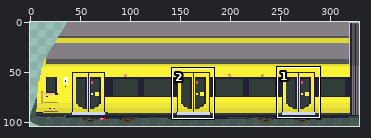
One commit to this pixel-art file: docs/assets/ubahn-v4-links.ase. Above: a wide view before the commit, with the close-up outlined.
Close-up. Earlier state:
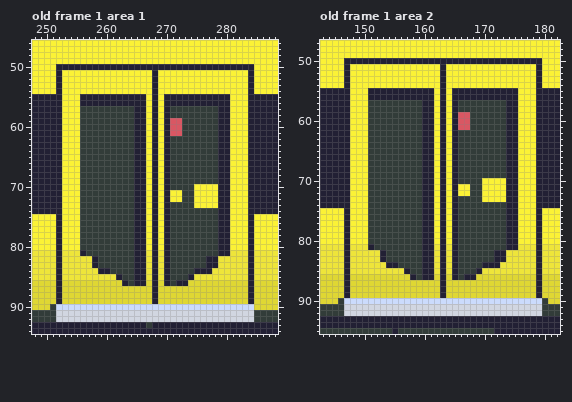
329x104 pixels, 1 frame. Colours within 5 levels of each other are drawn and written as one. Shown: old frame 1 area 1: x 248..288, y 46..94; old frame 1 area 2: x 143..182, y 47..95. The commit also changed other frames or places, which this record leaves out.
After the commit:
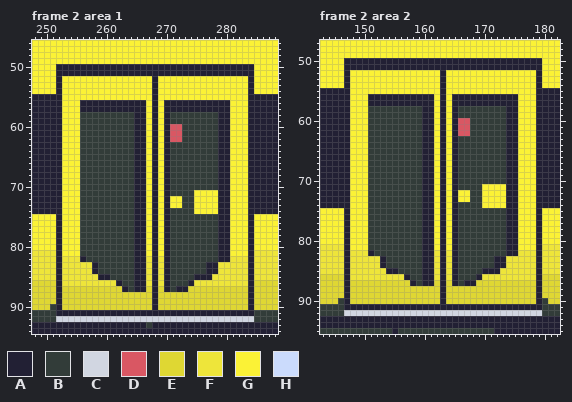
Palette (. is transparent): A #222034  B #323c39  C #d1d6e1  D #d95763  E #dfd733  F #eee53a  G #fbf236  H #cbdbfc
A new or re-ordered frame is compared with the old frame closest to it.
Edits made:
frames 1 -> 5
--- frame 2 area 1 is new; against old frame 1, layer "Layer 3"
@@ x 248..288 @@
 50 GGGGAAAAAAAAAAAAAAAAAAAAAAAAAAAAAAAAAGGGG
-51 GGGGAGGGGGGGGGGGGGGGAGGGGGGGGGGGGGGGAGGGG
+51 GGGGAAAAAAAAAAAAAAAAAAAAAAAAAAAAAAAAAGGGG
 52 GGGGAGGGGGGGGGGGGGGGAGGGGGGGGGGGGGGGAGGGG
@@ x 248..288 @@
 54 GGGGAGGGGGGGGGGGGGGGAGGGGGGGGGGGGGGGAGGGG
-55 AAAAAGGGAAAAAAAAAAAGAGAAAAAAAAAAAGGGAAAAA
+55 AAAAAGGGGGGGGGGGGGGGAGGGGGGGGGGGGGGGAAAAA
 56 AAAAAGGGAAAAAAAAAAAGAGAAAAAAAAAAAGGGAAAAA
-57 AAAAAGGGBBBBBBBBBAAGAGABBBBBBBBAAGGGAAAAA
+57 AAAAAGGGAAAAAAAAAAAGAGAAAAAAAAAAAGGGAAAAA
 58 AAAAAGGGBBBBBBBBBAAGAGABBBBBBBBAAGGGAAAAA
-59 AAAAAGGGBBBBBBBBBAAGAGADDBBBBBBAAGGGAAAAA
+59 AAAAAGGGBBBBBBBBBAAGAGABBBBBBBBAAGGGAAAAA
 60 AAAAAGGGBBBBBBBBBAAGAGADDBBBBBBAAGGGAAAAA
 61 AAAAAGGGBBBBBBBBBAAGAGADDBBBBBBAAGGGAAAAA
-62 AAAAAGGGBBBBBBBBBAAGAGABBBBBBBBAAGGGAAAAA
+62 AAAAAGGGBBBBBBBBBAAGAGADDBBBBBBAAGGGAAAAA
 63 AAAAAGGGBBBBBBBBBAAGAGABBBBBBBBAAGGGAAAAA
@@ x 269..280 @@
 69 GABBBBBBBBAA
-70 GABBBBGGGGAA
-71 GAGGBBGGGGAA
+70 GABBBBBBBBAA
+71 GABBBBGGGGAA
 72 GAGGBBGGGGAA
-73 GABBBBGGGGAA
-74 GABBBBBBBBAA
+73 GAGGBBGGGGAA
+74 GABBBBGGGGAA
 75 GABBBBBBBBAA
@@ x 248..288 @@
 80 GGGGAGGGBBBBBBBBBAAGAGABBBBBBBBAAGGGAGGGG
-81 FFFFAFFFABBBBBBBBAAFAFABBBBBBBBAAFFFAFFFF
-82 FFFFAFFFFFABBBBBBAAFAFABBBBBBAAFFFFFAFFFF
+81 FFFFAGGGBBBBBBBBBAAGAGABBBBBBBBAAGGGAFFFF
+82 FFFFAFFFABBBBBBBBAAFAFABBBBBBBBAAFFFAFFFF
 83 FFFFAFFFFFABBBBBBAAFAFABBBBBBAAFFFFFAFFFF
-84 FFFFAFFFFFFAABBBBAAFAFABBBBAAAFFFFFFAFFFF
-85 FFFFAFFFFFFFFFABBAAFAFABBBAFFFFFFFFFAFFFF
-86 EEEEAEEEEEEEEEEABAAEAEABAAEEEEEEEEEEAEEEE
-87 EEEEAEEEEEEEEEEEEEEEAEEEEEEEEEEEEEEEAEEEE
+84 FFFFAFFFFFABBBBBBAAFAFABBBBBBAAFFFFFAFFFF
+85 FFFFAFFFFFFAABBBBAAFAFABBBBAAAFFFFFFAFFFF
+86 EEEEAFFFFFFFFFABBAAFAFABBBAFFFFFFFFFAEEEE
+87 EEEEAEEEEEEEEEEABAAEAEABAAEEEEEEEEEEAEEEE
 88 EEEEAEEEEEEEEEEEEEEEAEEEEEEEEEEEEEEEAEEEE
 89 EEEEAEEEEEEEEEEEEEEEAEEEEEEEEEEEEEEEAEEEE
-90 EEEBHHHHHHHHHHHHHHHHHHHHHHHHHHHHHHHHHEEEE
-91 BBBBCCCCCCCCCCCCCCCCCCCCCCCCCCCCCCCCCBBBB
+90 EEEBAEEEEEEEEEEEEEEEAEEEEEEEEEEEEEEEAEEEE
+91 BBBBAAAAAAAAAAAAAAAAAAAAAAAAAAAAAAAAABBBB
 92 BBBBCCCCCCCCCCCCCCCCCCCCCCCCCCCCCCCCCBBBB
--- frame 2 area 2 is new; against old frame 1, layer "Layer 3"
@@ x 143..182 @@
 50 GGGGAAAAAAAAAAAAAAAAAAAAAAAAAAAAAAAAAGGG
-51 GGGGAGGGGGGGGGGGGGGGAGGGGGGGGGGGGGGGAGGG
+51 GGGGAAAAAAAAAAAAAAAAAAAAAAAAAAAAAAAAAGGG
 52 GGGGAGGGGGGGGGGGGGGGAGGGGGGGGGGGGGGGAGGG
@@ x 143..182 @@
 54 GGGGAGGGGGGGGGGGGGGGAGGGGGGGGGGGGGGGAGGG
-55 AAAAAGGGAAAAAAAAAAAGAGAAAAAAAAAAAGGGAAAA
+55 AAAAAGGGGGGGGGGGGGGGAGGGGGGGGGGGGGGGAAAA
 56 AAAAAGGGAAAAAAAAAAAGAGAAAAAAAAAAAGGGAAAA
-57 AAAAAGGGBBBBBBBBBAAGAGABBBBBBBBAAGGGAAAA
+57 AAAAAGGGAAAAAAAAAAAGAGAAAAAAAAAAAGGGAAAA
 58 AAAAAGGGBBBBBBBBBAAGAGABBBBBBBBAAGGGAAAA
-59 AAAAAGGGBBBBBBBBBAAGAGADDBBBBBBAAGGGAAAA
+59 AAAAAGGGBBBBBBBBBAAGAGABBBBBBBBAAGGGAAAA
 60 AAAAAGGGBBBBBBBBBAAGAGADDBBBBBBAAGGGAAAA
 61 AAAAAGGGBBBBBBBBBAAGAGADDBBBBBBAAGGGAAAA
-62 AAAAAGGGBBBBBBBBBAAGAGABBBBBBBBAAGGGAAAA
+62 AAAAAGGGBBBBBBBBBAAGAGADDBBBBBBAAGGGAAAA
 63 AAAAAGGGBBBBBBBBBAAGAGABBBBBBBBAAGGGAAAA
@@ x 164..175 @@
 69 GABBBBBBBBAA
-70 GABBBBGGGGAA
-71 GAGGBBGGGGAA
+70 GABBBBBBBBAA
+71 GABBBBGGGGAA
 72 GAGGBBGGGGAA
-73 GABBBBGGGGAA
-74 GABBBBBBBBAA
+73 GAGGBBGGGGAA
+74 GABBBBGGGGAA
 75 GABBBBBBBBAA
@@ x 143..182 @@
 80 GGGGAGGGBBBBBBBBBAAGAGABBBBBBBBAAGGGAGGG
-81 FFFFAFFFABBBBBBBBAAFAFABBBBBBBBAAFFFAFFF
-82 FFFFAFFFFFABBBBBBAAFAFABBBBBBAAFFFFFAFFF
+81 FFFFAGGGBBBBBBBBBAAGAGABBBBBBBBAAGGGAFFF
+82 FFFFAFFFABBBBBBBBAAFAFABBBBBBBBAAFFFAFFF
 83 FFFFAFFFFFABBBBBBAAFAFABBBBBBAAFFFFFAFFF
-84 FFFFAFFFFFFAABBBBAAFAFABBBBAAAFFFFFFAFFF
-85 FFFFAFFFFFFFFFABBAAFAFABBBAFFFFFFFFFAFFF
-86 EEEEAEEEEEEEEEEABAAEAEABAAEEEEEEEEEEAEEE
-87 EEEEAEEEEEEEEEEEEEEEAEEEEEEEEEEEEEEEAEEE
+84 FFFFAFFFFFABBBBBBAAFAFABBBBBBAAFFFFFAFFF
+85 FFFFAFFFFFFAABBBBAAFAFABBBBAAAFFFFFFAFFF
+86 EEEEAFFFFFFFFFABBAAFAFABBBAFFFFFFFFFAEEE
+87 EEEEAEEEEEEEEEEABAAEAEABAAEEEEEEEEEEAEEE
 88 EEEEAEEEEEEEEEEEEEEEAEEEEEEEEEEEEEEEAEEE
 89 EEEEAEEEEEEEEEEEEEEEAEEEEEEEEEEEEEEEAEEE
-90 EEEBHHHHHHHHHHHHHHHHHHHHHHHHHHHHHHHHHBEE
-91 BBBBCCCCCCCCCCCCCCCCCCCCCCCCCCCCCCCCCBBB
+90 EEEBAEEEEEEEEEEEEEEEAEEEEEEEEEEEEEEEABEE
+91 BBBBAAAAAAAAAAAAAAAAAAAAAAAAAAAAAAAAABBB
 92 BBBBCCCCCCCCCCCCCCCCCCCCCCCCCCCCCCCCCBBB
